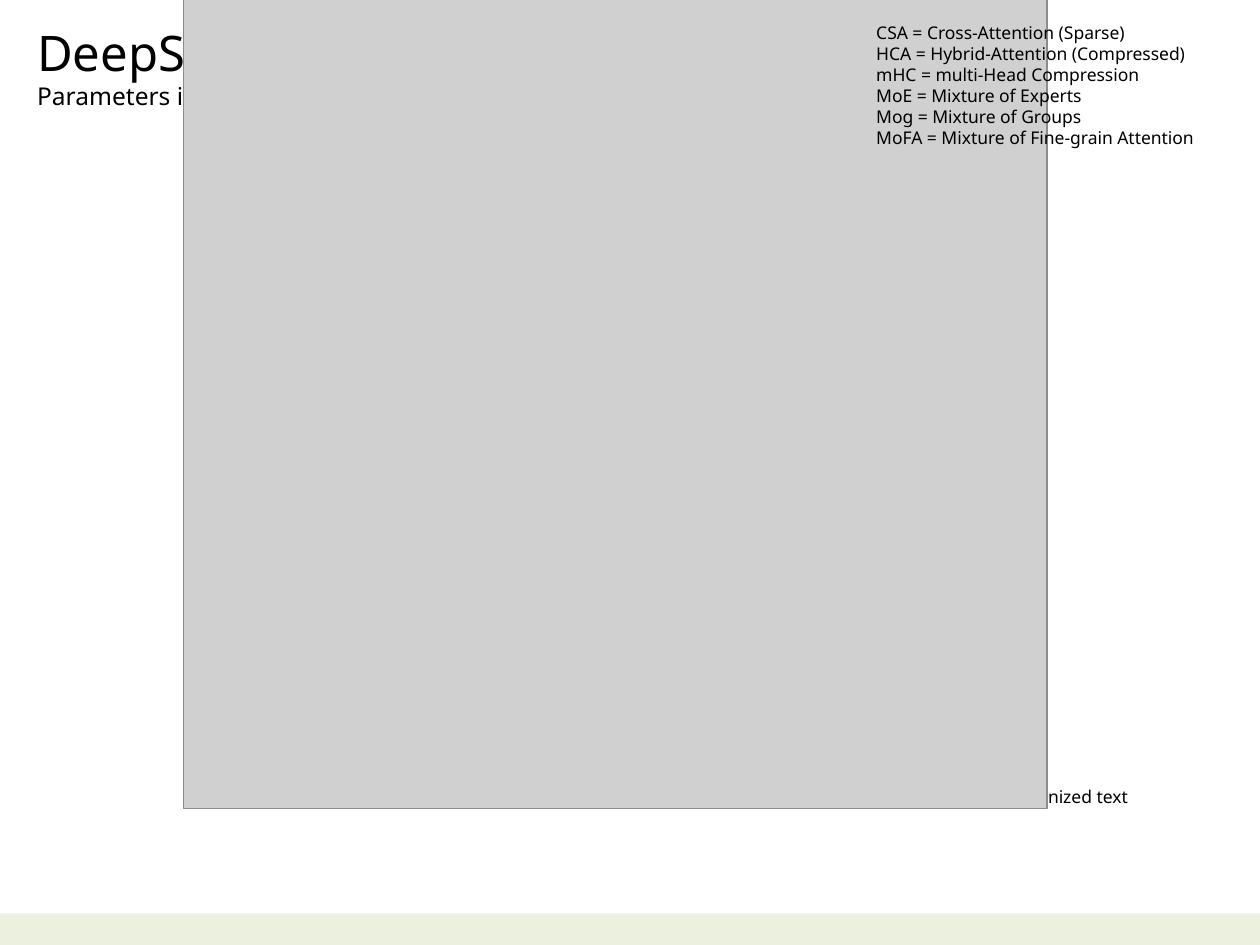
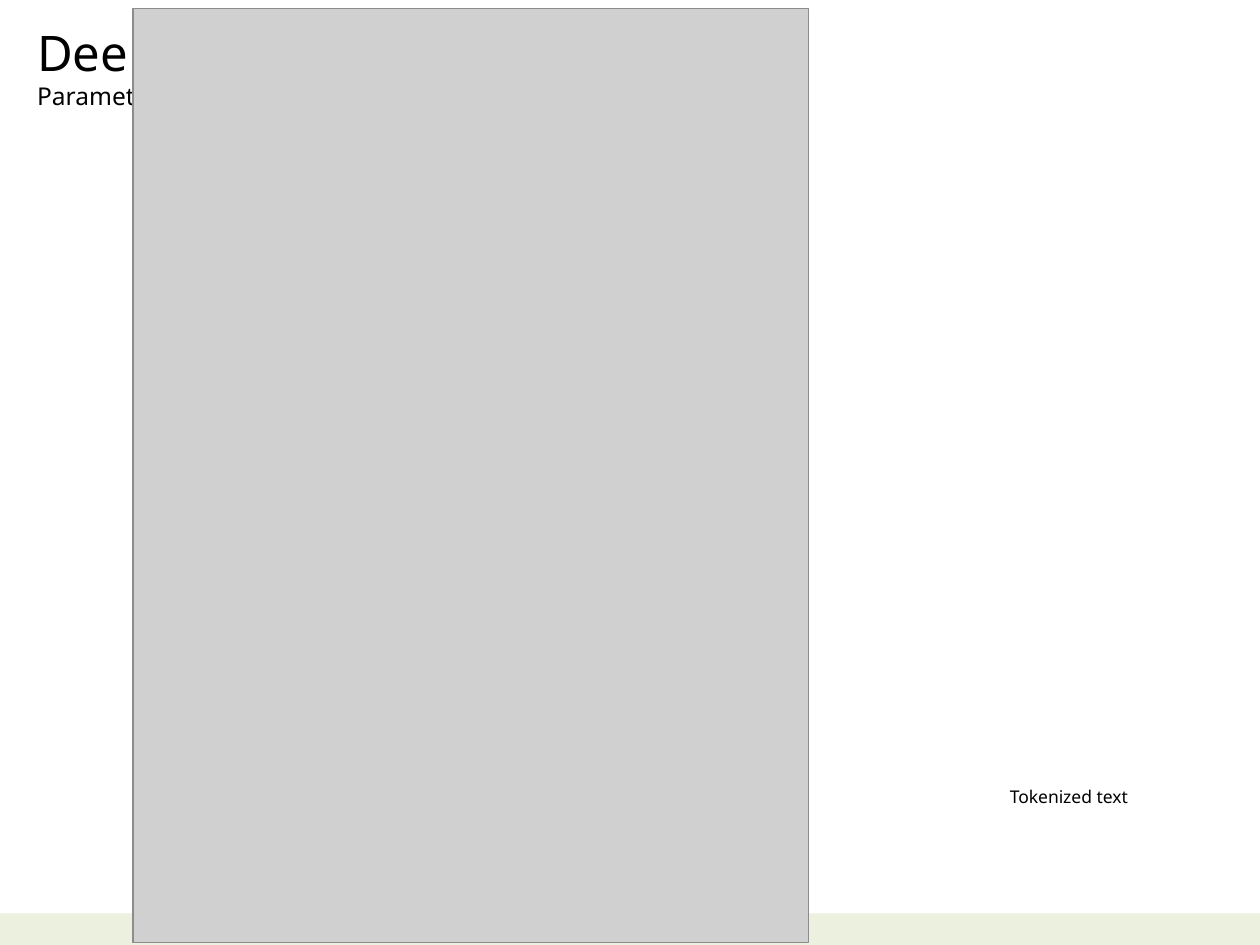
Before and after one commit to navibator/crazy-ai, a slide deck: slide 39 of ai.pptx. Drawn at 1260x945 pixels with LibreOffice and Linux fonts; fonts in the diff are those of the drawing; grey boxes stand for pictures. Boxes give left, top, right and bottom in pixels: in the first picture for what was removed or moved away, otherwise in the second. Text is boxed around its words. In the diff, an @@ line names an element or a change of style, - is before the commit and + after.

```diff
--- a/ai.pptx
+++ b/ai.pptx
@@ picture: place and size @@
-picture at (184, 0, 1047, 808)
+picture at (134, 9, 809, 944)
@@ text removed at (876, 23, 1193, 150) @@
-CSA = Cross-Attention (Sparse)
-HCA = Hybrid-Attention (Compressed)
-mHC = multi-Head Compression
-MoE = Mixture of Experts
-Mog = Mixture of Groups
-MoFA = Mixture of Fine-grain Attention
```
Also in this commit, not shown: 5 other slides changed.
